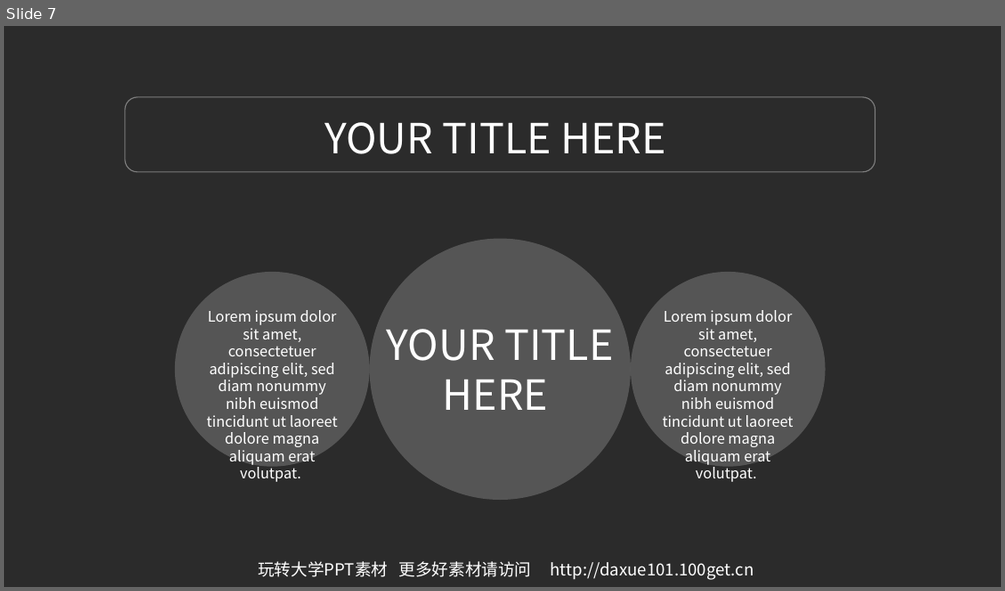
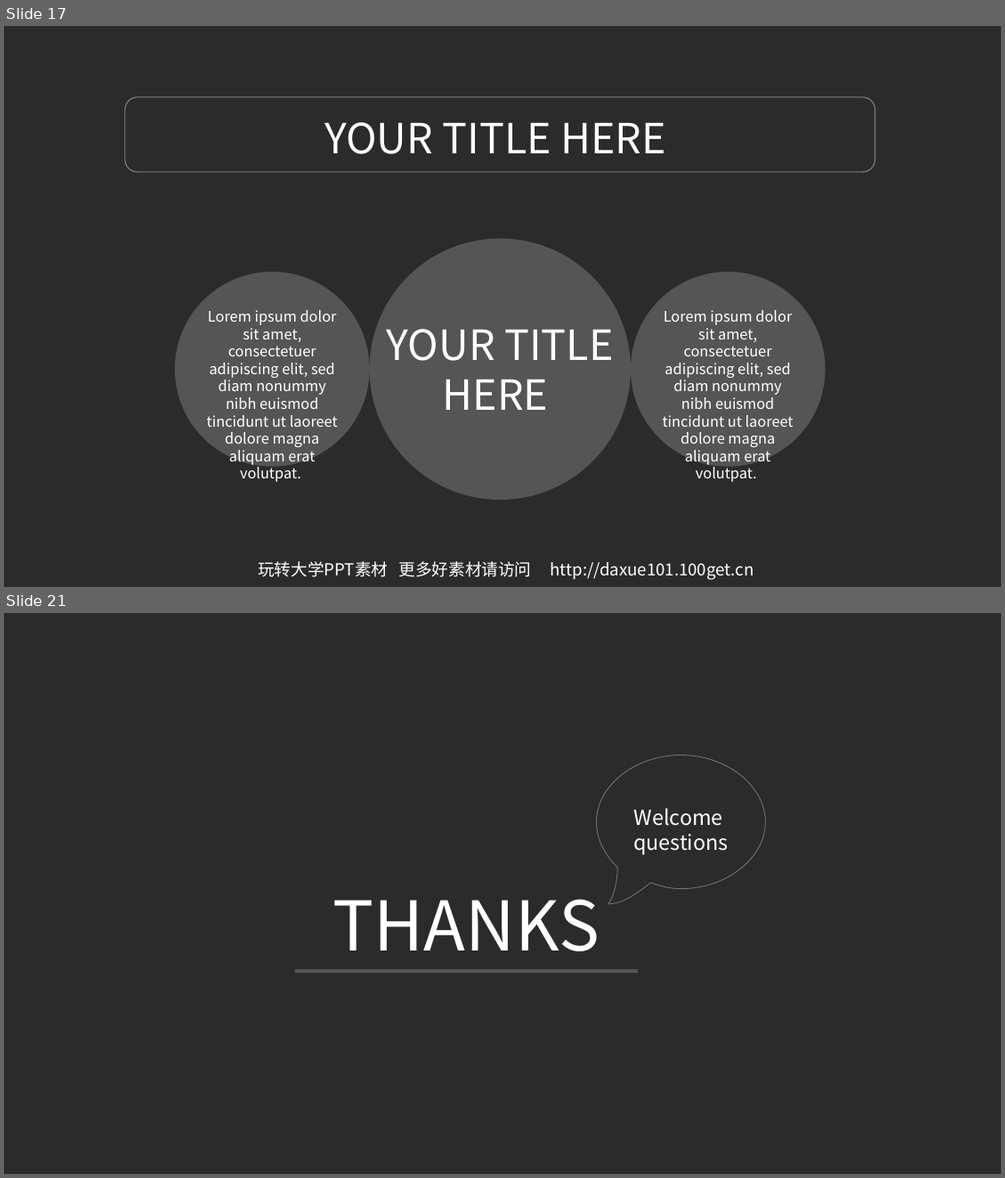
Before and after one commit to JengTallis/ECJam-1, a slide deck: 03.玩转大学PPT高档模板-IOS风格简约蓝ppt模板.ppt. Shown one above the other, each under a label of ours: slide 7 before the commit, slides 17 and 21 after it; the slides between them are not shown. The pictures are 1005x591 and 1005x1178 pixels, drawn with LibreOffice and Linux fonts; fonts in the diff are those of the drawing; background and template pictures are left out; a plain dark background stands for a picture behind light text. Boxes give left, top, right and bottom in pixels: in the first picture for what was removed or moved away, otherwise in the second. Text is boxed around its words. In the diff, an @@ line names an element or a change of style, - is before the commit and + after.

```diff
--- a/03.玩转大学PPT高档模板-IOS风格简约蓝ppt模板.ppt
+++ b/03.玩转大学PPT高档模板-IOS风格简约蓝ppt模板.ppt
@@ slide 21 added at bbox=[4, 613, 1001, 1174], background picture (left out) @@
@@ freeform shape added at bbox=[596, 755, 765, 904], outline #FFFFFF 0.74 pt @@
@@ text added at bbox=[633, 808, 728, 855], 20 pt, text #FFFFFF @@
+Welcome questions
@@ text added at bbox=[333, 899, 599, 951], 66 pt, text #FFFFFF @@
+THANKS
@@ rectangle added at bbox=[295, 969, 638, 973], fill #FFFFFF at 20% opacity @@
@@ what was slide 7 is now slide 17 @@
```
Also in this commit, not shown: 5 slides changed, 12 other slides added, 4 slides removed, 1 other file.
